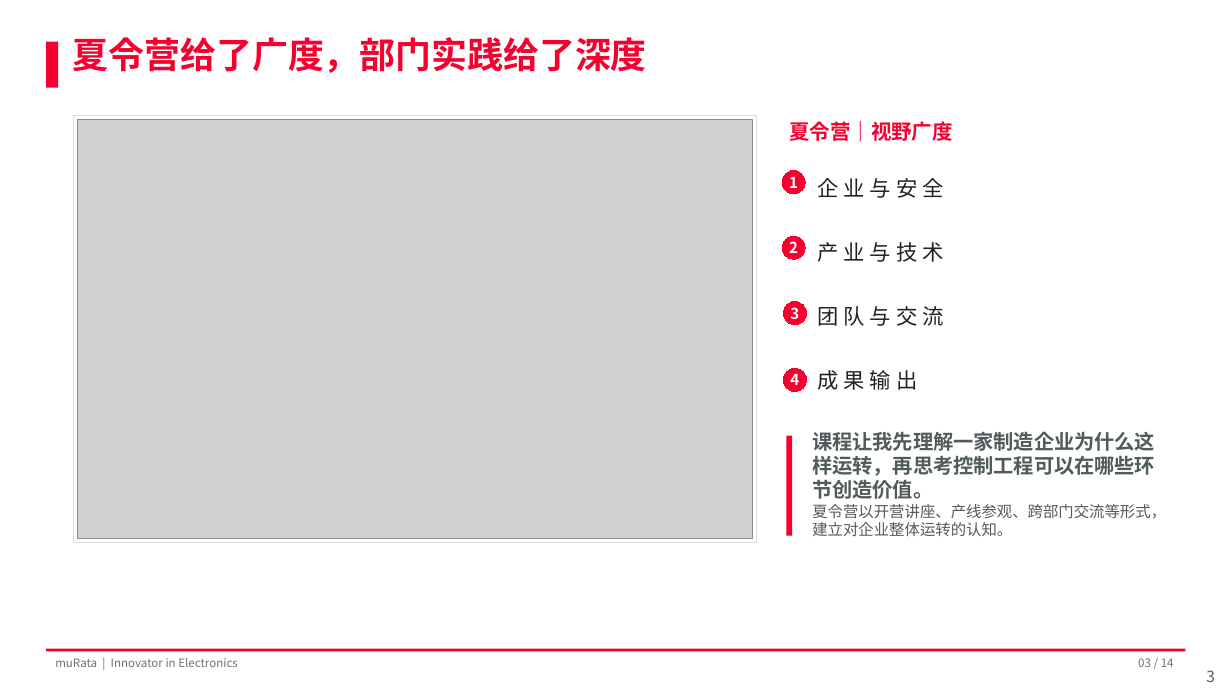
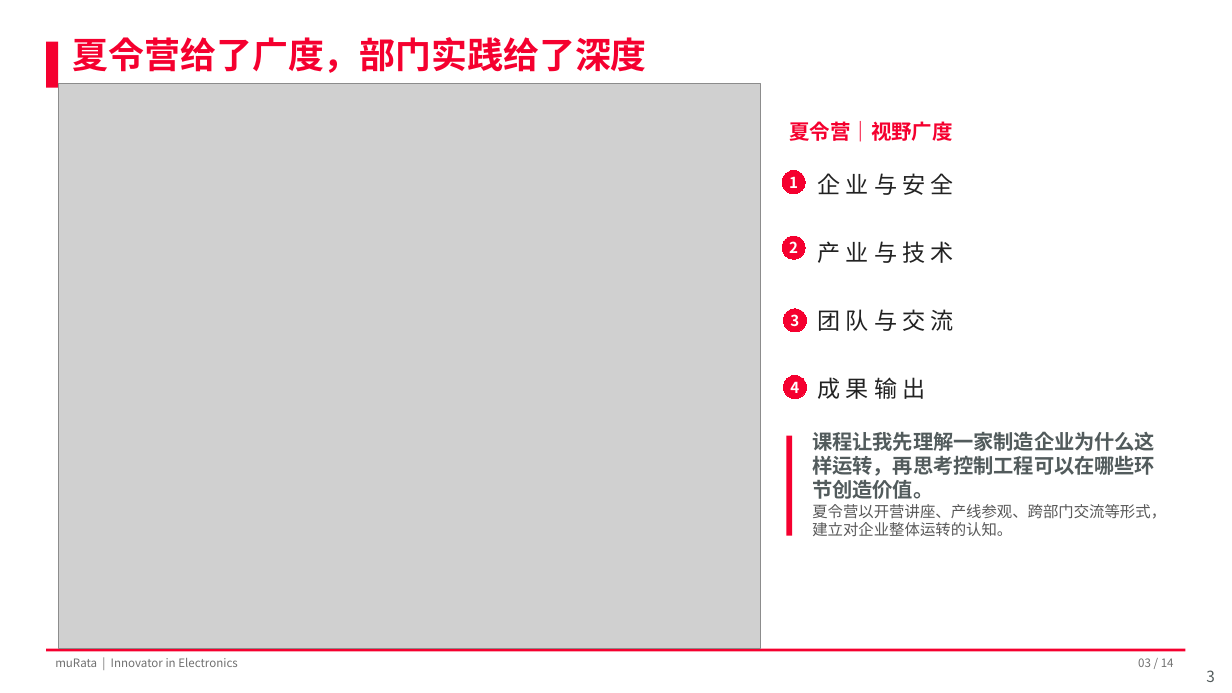
Before and after one commit to Zhang-Bo-glitch/muRata, a slide deck: slide 3 of 结业汇报.pptx. Drawn at 1232x693 pixels with LibreOffice and Linux fonts; fonts in the diff are those of the drawing; grey boxes stand for pictures; background and template pictures are left out. Boxes give left, top, right and bottom in pixels: in the first picture for what was removed or moved away, otherwise in the second. Text is boxed around its words. In the diff, an @@ line names an element or a change of style, - is before the commit and + after.

```diff
--- a/结业汇报.pptx
+++ b/结业汇报.pptx
@@ picture: place and size @@
-picture at [77, 119, 752, 539]
+picture at [58, 83, 760, 649]
@@ rectangle removed at [73, 116, 757, 543] @@
@@ text "企 业 与 安 全" at [818, 173, 954, 399]: size 16.6 to 18 pt @@
@@ ellipse "3": place and size @@
-ellipse "3" at [784, 301, 807, 324]
+ellipse "3" at [784, 309, 807, 332]
@@ ellipse "4": place and size @@
-ellipse "4" at [784, 369, 807, 392]
+ellipse "4" at [784, 375, 807, 398]
```
Also in this commit, not shown: 2 other slides changed, 3 other files.
